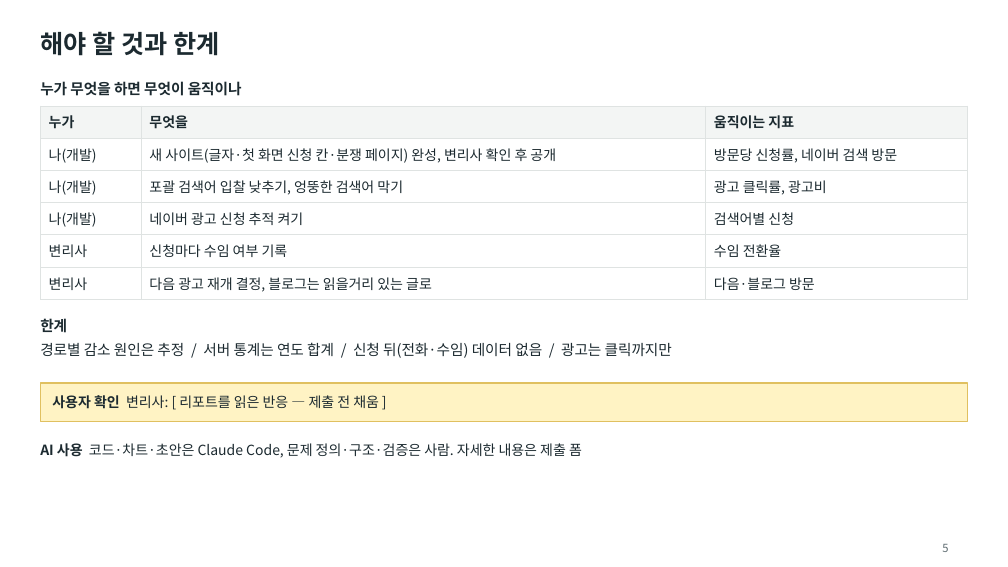
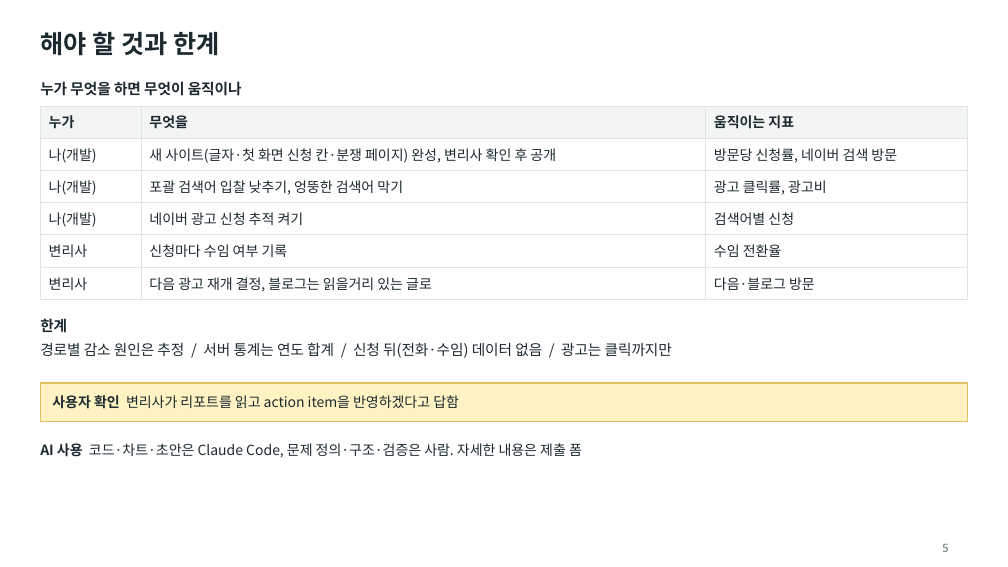
Before and after one commit to mindain/patent-landing-analysis, a slide deck: slide 5 of slides.pptx. Drawn at 1008x567 pixels with LibreOffice and Linux fonts; fonts in the diff are those of the drawing. Boxes give left, top, right and bottom in pixels: in the first picture for what was removed or moved away, otherwise in the second. Text is boxed around its words. In the diff, an @@ line names an element or a change of style, - is before the commit and + after.

```diff
--- a/slides.pptx
+++ b/slides.pptx
@@ text at <box>52,395,459,409</box>: text changed @@
-사용자 확인 변리사: [ 리포트를 읽은 반응 — 제출 전 채움 ]
+사용자 확인 변리사가 리포트를 읽고 action item을 반영하겠다고 답함
```
Also in this commit, not shown: 1 other file.
